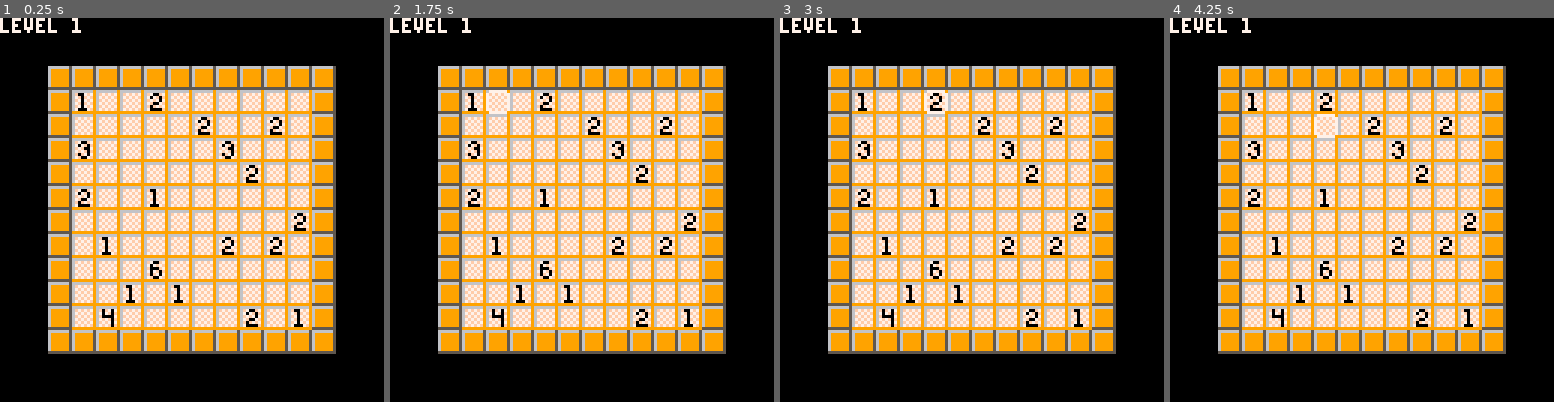
Above: before the commit, frames 1-4 (left to right).
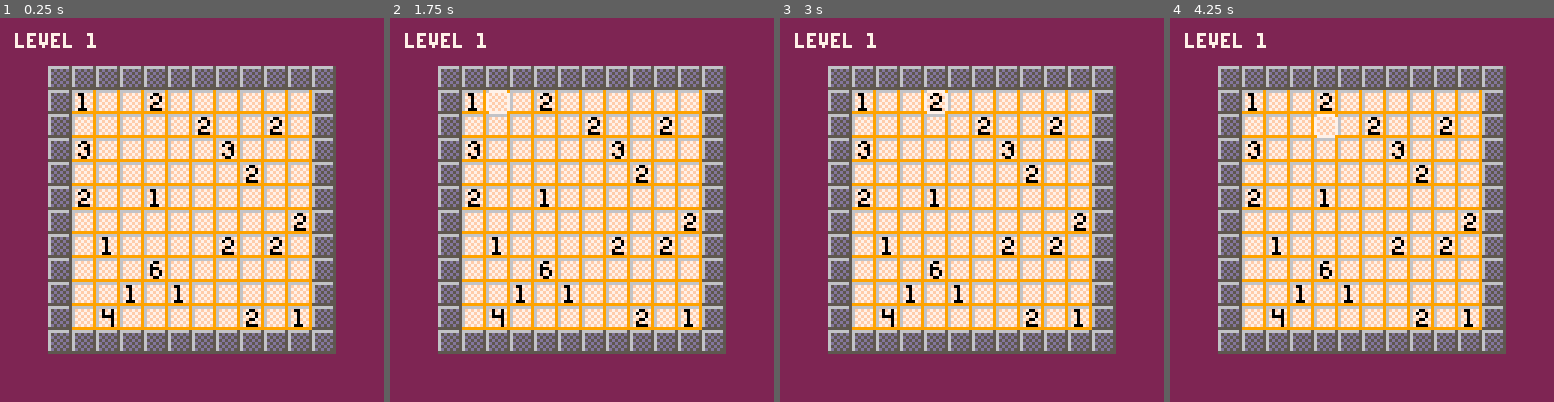
Above: after the commit, the same moments.

Repository: SagePtr/pico-nurikabe
Game: PICO-8 cartridge gridtest.p8
Two runs of this game, one before a commit and one after it. Both use one fixed random seed, a clock stepped at 60 frames per second and the inputs below.
Inputs:
- Up to frame 1 (0.25 s): no input
- Up to frame 2 (1.75 s): tap X (X key) at 0.33, 1.07 s; tap O (Z key) at 0.7, 1.7 s; hold Right from 1.6 s (still down)
- Up to frame 3 (3 s): tap X (X key) at 1.85, 2.97 s; release Right at 2.1 s; tap O (Z key) at 2.1, 2.5, 2.9 s; hold Up 2.15-2.42 s; hold Right from 2.47 s (still down)
- Up to frame 4 (4.25 s): release Right at 3.03 s; hold Left 3.08-3.58 s; tap O (Z key) at 3.3, 3.7, 4.1 s; hold Down 3.63-3.97 s; hold Right from 4.02 s (still down); tap X (X key) at 4.08 s

The runs differ from the first frame. In frame 1, 53% of the frame differs, in the area x 0-100%, y 0-100%; in frame 2, 53%; in frame 3, 53%; in frame 4, 53%.

Commit message:
Cleanup
* Calculate board values on level select
* Add debug print function
* Refactor pointer to be an actor
* Updated sprites

Diff:
--- a/gridtest.p8
+++ b/gridtest.p8
@@ -2,23 +2,16 @@
 version 18
 __lua__
 
--- globals --
+-- sprites --
 -------------
 
--- constants
-cell_width=8
-cell_height=8
-screen_width=128
-screen_height=128
-
--- sprites
 spr_board_border=1
 spr_board_background=2
 spr_pointer=3
 
-bg=0
-
--- keys
+-- keys --
+----------
+
 k_left=0
 k_right=1
 k_up=2
@@ -26,7 +19,9 @@
 k_jump=4
 k_dash=5
 
--- palette
+-- palette --
+-------------
+
 col_black=0
 col_darkblue=1
 col_lilac=2
@@ -44,13 +39,22 @@
 col_pink=14
 col_tan=15
 
-pointer={
-  x=0,
-  y=0,
-  show=0,
-  counter=0
-}
-
+-- constants --
+---------------
+
+debug=1
+cell_width=8
+cell_height=8
+screen_width=128
+screen_height=128
+numbers_offset=15 -- Number sprites start at 16
+bg=col_lilac
+
+-- globals --
+-------------
+
+actor = {}
+pointer=nil
 level=nil
 level_id=nil
 offset_x=nil
@@ -73,35 +77,27 @@
   {4,2,10}, {2,8,10}, {1,10,10}
 }
 
-board={
-  state={}
-}
-
--- Number sprites start at 16
-numbers_offset=15
+board={}
 
 -- entry point --
 -----------------
 
 function _init()
-  printh("_init")
+  debug_print("_init")
   palt(col_black, f)
   palt(col_darkgreen, t)
-  make_sprites()
+  make_pointer()
   load_level(1)
 end
 
 function _update()
-  -- read inputs
   read_inputs()
 end
 
 function _draw()
   cls()
   draw_level()
-  if(pointer.show == 1) then
-    draw_pointer()
-  end
+  foreach(actor,draw_actor)
 
   -- Flip whether the point is visible every 16 frames
   pointer.counter += 1
@@ -110,25 +106,21 @@
     pointer.show = 1 - pointer.show
     pointer.counter = 0
   end
-end
-
-function make_sprites()
-  -- numbers[1]=16
-  -- numbers[2]=17
-  -- numbers[3]=18
-  -- numbers[4]=19
-  -- numbers[5]=20
-  -- numbers[6]=21
-  -- numbers[7]=22
-  -- numbers[8]=23
-  -- numbers[9]=24
-  -- numbers[10]=25
 end
 
 function load_level(id)
   level_id=id
   level=levels[id]
   board.state={}
+  board.width=level["width"]*cell_width
+  board.height=level["height"]*cell_height
+  -- add two for the width of the border
+  board.total_width=(level["width"]+2)*cell_width
+  board.total_height=(level["height"]+2)*cell_height
+  board.offset_x=(screen_width-board.total_width)/2
+  board.offset_y=(screen_height-board.total_height)/2
+  offset_x=(screen_width-board.width)/2
+  offset_y=(screen_height-board.height)/2
 end
 
 function draw_level()
@@ -136,7 +128,7 @@
   rectfill(0,0,127,127,bg)
   draw_board()
 
-  print("level "..tostr(level_id), 0, 0, col_white)
+  print("level "..tostr(level_id), 5, 5, col_white)
 end
 
 function read_inputs()
@@ -164,66 +156,87 @@
 end
 
 function draw_board()
-  local board_width=level["width"]*cell_width
-  local board_height=level["height"]*cell_height
-
-  -- Add two for the width of the border
-  local total_width=(level["width"]+2)*cell_width
-  local total_height=(level["height"]+2)*cell_height
-
-  printh("Cell width is "..tostr(cell_width))
-  printh("Cell height is "..tostr(cell_height))
-  printh("Total width is "..tostr(total_width))
-  printh("Total height is "..tostr(total_height))
-  printh("Board width is "..tostr(board_width))
-  printh("Board height is "..tostr(board_height))
-
-  offset_x=(screen_width-total_width)/2
-  offset_y=(screen_height-total_height)/2
+  debug_print("Cell width is "..tostr(cell_width))
+  debug_print("Cell height is "..tostr(cell_height))
+  debug_print("Total width is "..tostr(board.total_width))
+  debug_print("Total height is "..tostr(board.total_height))
+  debug_print("Board width is "..tostr(board.width))
+  debug_print("Board height is "..tostr(board.height))
+  debug_print("Board offset x = "..tostr(board.offset_x))
+  debug_print("Offset x = "..tostr(offset_x))
 
   -- Draw the border
   for x=0,11 do
-    spr(spr_board_border, x*8+offset_x, 0+offset_y)
-    spr(spr_board_border, x*8+offset_x, 88+offset_y)
+    spr(spr_board_border, x*8+offset_x-cell_width, 0+offset_y-cell_height)
+    spr(spr_board_border, x*8+offset_x-cell_width, 88+offset_y-cell_height)
   end
   for y=1,10 do
-    spr(spr_board_border, 0+offset_x, y*8+offset_y)
-    spr(spr_board_border, 88+offset_x, y*8+offset_y)
+    spr(spr_board_border, 0+offset_x-cell_width, y*8+offset_y-cell_height)
+    spr(spr_board_border, 88+offset_x-cell_width, y*8+offset_y-cell_height)
   end
 
   -- Fill the board
-  for x=1,10 do
-    for y=1,10 do
+  for x=0,level["width"]-1 do
+    for y=0,level["height"]-1 do
       spr(spr_board_background, x*cell_width+offset_x,y*cell_height+offset_y)
     end
   end
 
   -- Draw the numbers
   for cell in all(level["numbers"]) do
-    spr(cell[1]+numbers_offset, cell[2]*cell_width+offset_x, cell[3]*cell_width+offset_y)
-  end
-end
-
-function draw_pointer()
-  spr(spr_pointer, pointer.x*cell_width+offset_x+cell_width, pointer.y*cell_height+offset_y+cell_height)
+    spr(cell[1]+numbers_offset, cell[2]*cell_width+board.offset_x, cell[3]*cell_width+board.offset_y)
+  end
+end
+
+-- function draw_pointer()
+--   spr(pointer.spr, pointer.x*cell_width+offset_x+cell_width, pointer.y*cell_height+offset_y+cell_height)
+-- end
+
+function make_pointer()
+  pointer = make_actor(0, 0)
+  pointer.counter = 0
+  pointer.spr = spr_pointer
+end
+
+function make_actor(x, y)
+  a = {}
+  a.show = 0
+  a.x = x
+  a.y = y
+
+  add(actor,a)
+
+  return a
 end
 
 -- helper functions --
 ----------------------
 
+function draw_actor(a)
+  if (a.show == 1) then
+    local sx = a.x * cell_width + offset_x
+    local sy = a.y * cell_height + offset_y
+    spr(a.spr, sx, sy)
+  end
+end
+
 function clamp(val,a,b)
-	return max(a, min(b, val))
+  return max(a, min(b, val))
+end
+
+function debug_print(msg)
+  if (debug == 1) printh(msg)
 end
 
 __gfx__
-77777777666666656666666937777773666666690000000000000000000000000000000000000000000000000000000000000000000000000000000000000000
-77777777699999956f7f7f79733333376f7f7f790000000000000000000000000000000000000000000000000000000000000000000000000000000000000000
-777777776999999567f7f7f973333337675555f90000000000000000000000000000000000000000000000000000000000000000000000000000000000000000
-77777777699999956f7f7f79733333376f5555790000000000000000000000000000000000000000000000000000000000000000000000000000000000000000
-777777776999999567f7f7f973333337675555f90000000000000000000000000000000000000000000000000000000000000000000000000000000000000000
-77777777699999956f7f7f79733333376f5555790000000000000000000000000000000000000000000000000000000000000000000000000000000000000000
-777777776999999567f7f7f97333333767f7f7f90000000000000000000000000000000000000000000000000000000000000000000000000000000000000000
-77777777555555559999999937777773999999990000000000000000000000000000000000000000000000000000000000000000000000000000000000000000
+77777777666666656666666937777773333333330000000000000000000000000000000000000000000000000000000000000000000000000000000000000000
+7777777765d5d5d56f7f7f7973333337333333330000000000000000000000000000000000000000000000000000000000000000000000000000000000000000
+777777776d5d5d5567f7f7f973333337335555330000000000000000000000000000000000000000000000000000000000000000000000000000000000000000
+7777777765d5d5d56f7f7f7973333337335555330000000000000000000000000000000000000000000000000000000000000000000000000000000000000000
+777777776d5d5d5567f7f7f973333337335555330000000000000000000000000000000000000000000000000000000000000000000000000000000000000000
+7777777765d5d5d56f7f7f7973333337335555330000000000000000000000000000000000000000000000000000000000000000000000000000000000000000
+777777776d5d5d5567f7f7f973333337333333330000000000000000000000000000000000000000000000000000000000000000000000000000000000000000
+77777777555555559999999937777773333333330000000000000000000000000000000000000000000000000000000000000000000000000000000000000000
 33333333333333333333333333333333333333333333333333333333333333333333333333333333000000000000000000000000000000000000000000000000
 33003333333003333330033333033033330000333330033333000033333003333330033330033033000000000000000000000000000000000000000000000000
 33303333330330333303303333033033330333333303333333333033330330333303303333030303000000000000000000000000000000000000000000000000
